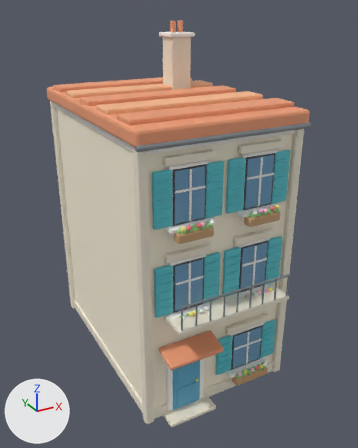
What one commit did to the Blender file source-art/bayview/terrace_a.blend.
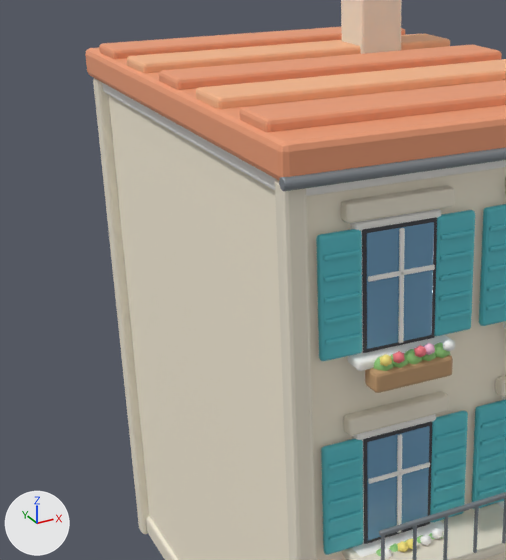
There are two pictures of each version: one whole from a camera (50 mm lens) standing at (-8.02, -15.82, 13.01) and looking at (0.27, -0.74, 5.46), one close up on the part from 2% to 67% of the width and 15% to 71% of the height. The lights are fixed; the arrows at lower left show +X, +Y and +Z. The older version's two pictures come first.

Objects in the first close-up: 'Visual'.
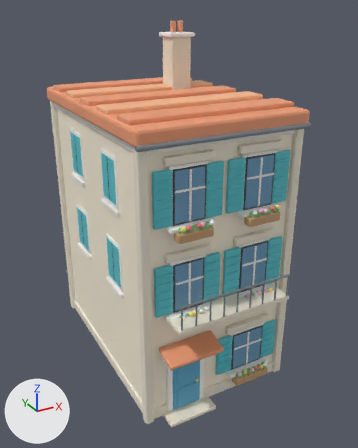
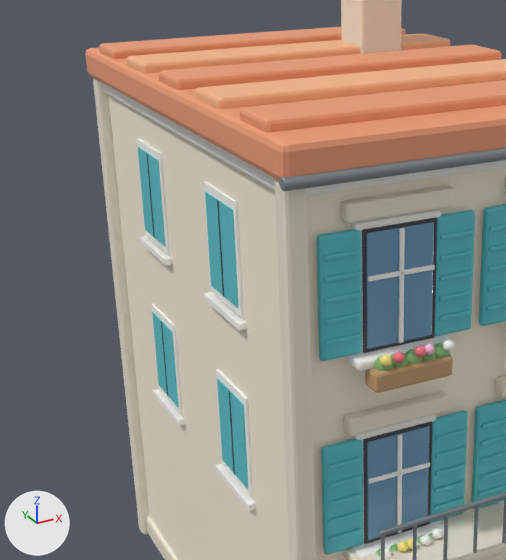
Location of each change, (x1, y1, x2, y2) in pixels of the close-ups (506 x 560 px):
part 1 of me_cube, added: after (216, 369, 253, 498)
part 2 of me_cube, added (cyan): after (230, 392, 248, 489)
part 3 of me_cube, added (cyan): after (217, 379, 233, 472)
part 4 of me_cube, added: after (229, 391, 235, 475)
part 5 of me_cube, added: after (215, 464, 256, 511)
part 6 of me_cube, added: after (151, 304, 183, 415)
part 7 of me_cube, added (cyan): after (162, 322, 179, 407)
part 8 of me_cube, added (cyan): after (152, 312, 167, 394)
part 9 of me_cube, added: after (161, 322, 168, 396)
part 10 of me_cube, added: after (153, 389, 185, 426)
part 11 of me_cube, added: after (204, 182, 244, 317)
part 12 of me_cube, added (cyan): after (219, 201, 239, 308)
part 13 of me_cube, added (cyan): after (205, 192, 223, 295)
part 14 of me_cube, added: after (217, 200, 224, 297)
part 15 of me_cube, added: after (204, 292, 247, 330)
part 16 of me_cube, added: after (137, 139, 170, 254)
part 17 of me_cube, added (cyan): after (148, 154, 165, 246)
part 18 of me_cube, added (cyan): after (138, 147, 154, 237)
part 19 of me_cube, added: after (146, 153, 155, 238)
part 20 of me_cube, added: after (139, 236, 173, 265)

What the commit changed:
me_cube is used by ob_visual; location (0.0, 0.0, 4.8).
me_cube had 10600 vertices, 10636 faces and spanned x -2.95..2.95, y -5.1..4.7, z -4.84..7.72.
me_cube now has 10920 vertices, 10876 faces and spans x -2.95..2.95, y -5.1..4.7, z -4.84..7.72.
me_cube part 1: a new loose piece, a box spanning x -2.74..-2.7, y -2.2..-1.0, z -0.65..1.05, in mat_whitetrim (white #fcfaf6).
me_cube part 2: a new loose piece, a box spanning x -2.76..-2.73, y -2.12..-1.62, z -0.525..0.925, in mat_tint_shutter (cyan #59c4ce).
me_cube part 3: a new loose piece, a box spanning x -2.76..-2.73, y -1.58..-1.08, z -0.525..0.925, in mat_tint_shutter (cyan #59c4ce).
me_cube part 4: a new loose piece, a box spanning x -2.767..-2.757, y -1.62..-1.58, z -0.525..0.925, in mat_black (dark grey #3f3f45).
me_cube part 5: a new loose piece, a box spanning x -2.82..-2.7, y -2.3..-0.9, z -0.8..-0.7, in mat_whitetrim (white #fcfaf6).
me_cube part 6: a new loose piece, a box spanning x -2.74..-2.7, y 1.0..2.2, z -0.65..1.05, in mat_whitetrim (white #fcfaf6).
me_cube part 7: a new loose piece, a box spanning x -2.76..-2.73, y 1.08..1.58, z -0.525..0.925, in mat_tint_shutter (cyan #59c4ce).
me_cube part 8: a new loose piece, a box spanning x -2.76..-2.73, y 1.62..2.12, z -0.525..0.925, in mat_tint_shutter (cyan #59c4ce).
me_cube part 9: a new loose piece, a box spanning x -2.767..-2.757, y 1.58..1.62, z -0.525..0.925, in mat_black (dark grey #3f3f45).
me_cube part 10: a new loose piece, a box spanning x -2.82..-2.7, y 0.9..2.3, z -0.8..-0.7, in mat_whitetrim (white #fcfaf6).
me_cube part 11: a new loose piece, a box spanning x -2.74..-2.7, y -2.2..-1.0, z 2.35..4.05, in mat_whitetrim (white #fcfaf6).
me_cube part 12: a new loose piece, a box spanning x -2.76..-2.73, y -2.12..-1.62, z 2.475..3.925, in mat_tint_shutter (cyan #59c4ce).
me_cube part 13: a new loose piece, a box spanning x -2.76..-2.73, y -1.58..-1.08, z 2.475..3.925, in mat_tint_shutter (cyan #59c4ce).
me_cube part 14: a new loose piece, a box spanning x -2.767..-2.757, y -1.62..-1.58, z 2.475..3.925, in mat_black (dark grey #3f3f45).
me_cube part 15: a new loose piece, a box spanning x -2.82..-2.7, y -2.3..-0.9, z 2.2..2.3, in mat_whitetrim (white #fcfaf6).
me_cube part 16: a new loose piece, a box spanning x -2.74..-2.7, y 1.0..2.2, z 2.35..4.05, in mat_whitetrim (white #fcfaf6).
me_cube part 17: a new loose piece, a box spanning x -2.76..-2.73, y 1.08..1.58, z 2.475..3.925, in mat_tint_shutter (cyan #59c4ce).
me_cube part 18: a new loose piece, a box spanning x -2.76..-2.73, y 1.62..2.12, z 2.475..3.925, in mat_tint_shutter (cyan #59c4ce).
me_cube part 19: a new loose piece, a box spanning x -2.767..-2.757, y 1.58..1.62, z 2.475..3.925, in mat_black (dark grey #3f3f45).
me_cube part 20: a new loose piece, a box spanning x -2.82..-2.7, y 0.9..2.3, z 2.2..2.3, in mat_whitetrim (white #fcfaf6).
Other edits to the shape of me_cube do not show in these pictures.
